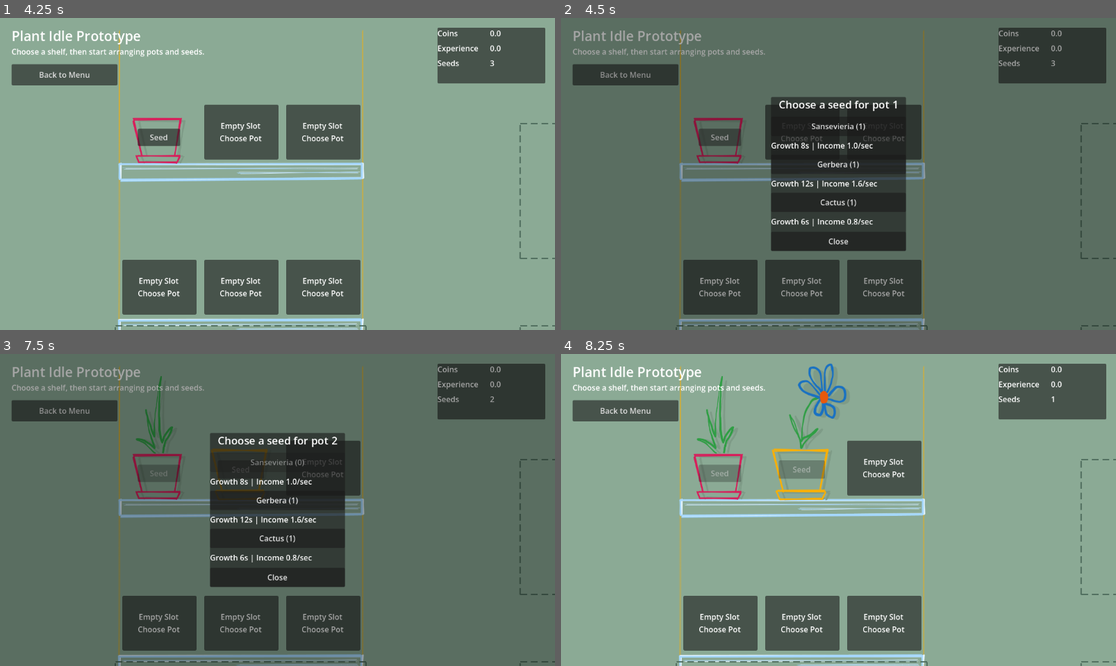
Above: before the commit, frames 1-4 (two rows, left to right).
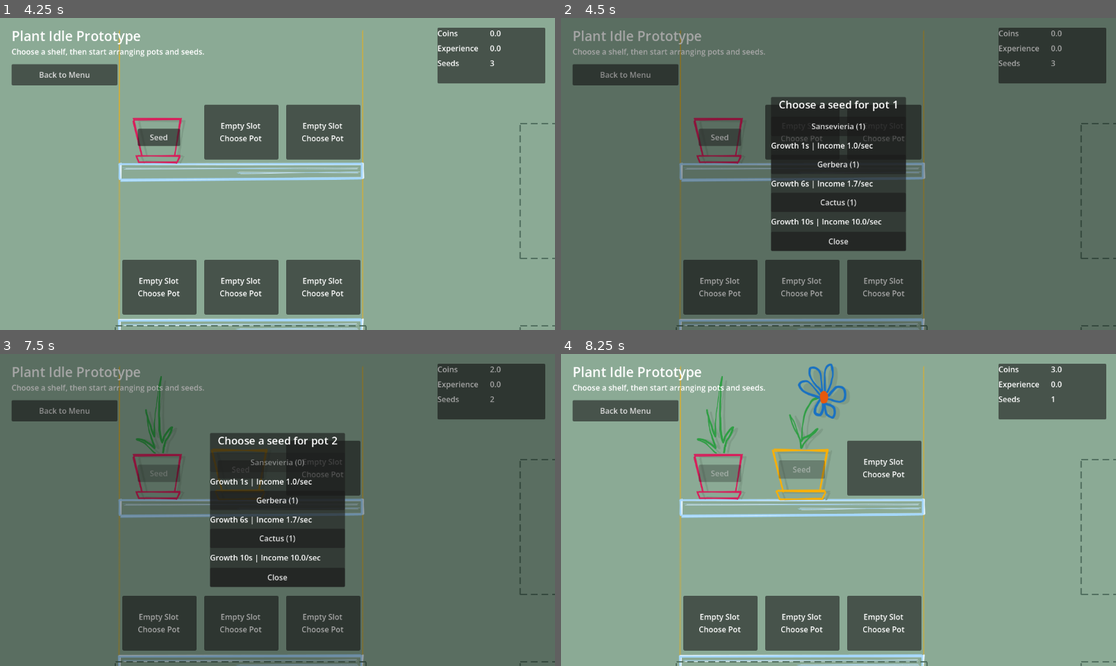
Above: after the commit, the same moments.

Repository: TorusHelm/imiidle
Game: Godot game, scene res://sceens/Main.tscn
Two runs of this game, one before a commit and one after it. Both use one fixed random seed, a clock stepped at 60 frames per second and the inputs below.
Inputs (mouse positions are in pixels of both pictures, inside the frame that each line leads up to):
- Up to frame 1 (4.25 s): click "Start Game" at 0.5 s; click "Select Shelf" at 1.25 s; click (238, 192) at 2 s; click (160, 133) at 2.77 s; click "Clay Pot (1)" at 3.5 s
- Up to frame 2 (4.5 s): click "Seed" at 4.25 s
- Up to frame 3 (7.5 s): click "Sansevieria (1)" at 5 s; click (238, 469) at 5.77 s; click "Orange Pot (1)" at 6.5 s; click "Seed" at 7.25 s
- Up to frame 4 (8.25 s): click "Gerbera (1)" at 8 s

Frame 1 is identical in both runs. In frame 2, 0.3% of the frame differs, in the area x 43-58%, y 39-67%; in frame 3, 0.3%, in the area x 43-90%, y 4-67%; in frame 4, less than 0.1%.

Commit message:
Tune plant payouts and tooltips

Diff:
--- a/Plants/Cactus/data/plant_cactus.tres
+++ b/Plants/Cactus/data/plant_cactus.tres
@@ -6,8 +6,8 @@
 script = ExtResource("1_plant")
 id = "cactus"
 display_name = "Cactus"
-growth_duration = 6.0
-coins_per_second = 0.8
+growth_duration = 10.0
+coins_per_second = 10.0
 texture_path = "res://Plants/Cactus/assets/plant-cactus.png"
 texture_offset = Vector2(2, 9)
 texture_size = Vector2(110, 130)
--- a/Plants/Gerbera/data/plant_gerbera.tres
+++ b/Plants/Gerbera/data/plant_gerbera.tres
@@ -6,7 +6,7 @@
 script = ExtResource("1_plant")
 id = "gerbera"
 display_name = "Gerbera"
-growth_duration = 12.0
-coins_per_second = 1.6
+growth_duration = 6.0
+coins_per_second = 1.6666666
 texture_path = "res://Plants/Gerbera/assets/plant-gerbera.png"
 texture_offset = Vector2(36, 6)
--- a/Plants/Sansevieria/data/plant_sansevieria.tres
+++ b/Plants/Sansevieria/data/plant_sansevieria.tres
@@ -6,7 +6,8 @@
 script = ExtResource("1_plant")
 id = "pothos"
 display_name = "Sansevieria"
-growth_duration = 8.0
+growth_duration = 1.0
+coins_per_second = 1.0
 texture_path = "res://Plants/Sansevieria/assets/plant-sansevieria.png"
 texture_offset = Vector2(-6, 4)
 texture_size = Vector2(140, 170)
--- a/scripts/plant_view.gd
+++ b/scripts/plant_view.gd
@@ -52,7 +52,7 @@
 
 	if plant.is_mature():
 		status_text = "Status: mature"
-		details_text = "Income: %.1f coins/sec" % plant.definition.coins_per_second
+		details_text = _get_income_tooltip_text(plant)
 
 	tooltip_text = "%s\n%s\n%s" % [plant.definition.display_name, status_text, details_text]
 	plant_texture.tooltip_text = tooltip_text
@@ -115,3 +115,12 @@
 
 func _on_preview_resource_changed() -> void:
 	_queue_preview_refresh()
+
+
+func _get_income_tooltip_text(plant: PlantInstance) -> String:
+	if plant == null or plant.definition == null:
+		return ""
+
+	var reward := plant.get_activation_reward()
+	var interval := plant.get_cycle_time()
+	return "Income: %.1f coins every %.1f sec" % [reward, interval]
